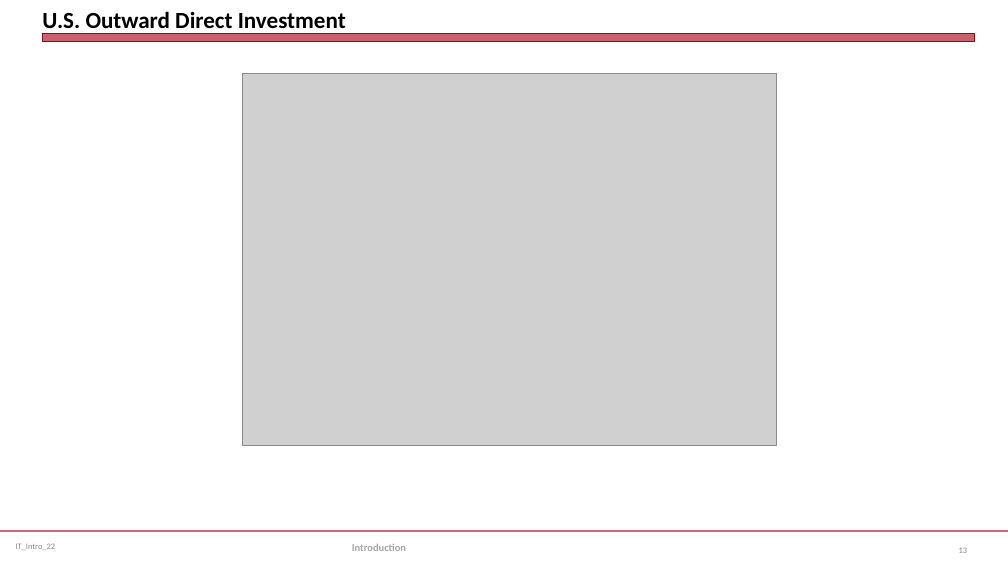
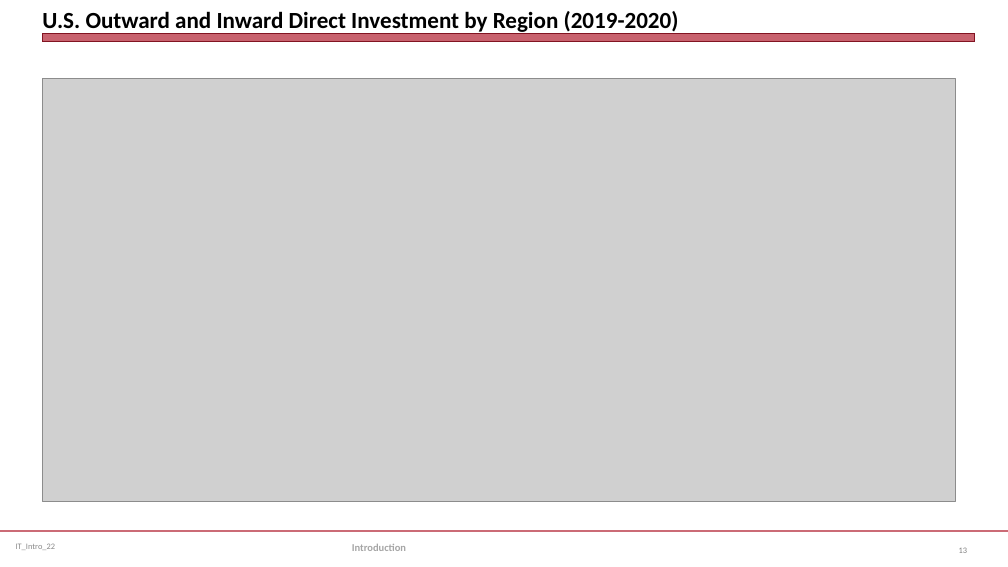
Before and after one commit to jmc877/International-Tax, a slide deck: slide 13 of slides/IT_Intro_22.pptx. Drawn at 1008x567 pixels with LibreOffice and Linux fonts; fonts in the diff are those of the drawing; grey boxes stand for pictures. Boxes give left, top, right and bottom in pixels: in the first picture for what was removed or moved away, otherwise in the second. Text is boxed around its words. In the diff, an @@ line names an element or a change of style, - is before the commit and + after.

```diff
--- a/slides/IT_Intro_22.pptx
+++ b/slides/IT_Intro_22.pptx
@@ title at (42,11,679,35): text changed @@
-U.S. Outward Direct Investment
+U.S. Outward and Inward Direct Investment by Region (2019-2020)
@@ picture: place and size @@
-picture at (242,73,777,445)
+picture at (42,79,956,502)
```
Also in this commit, not shown: 6 other slides changed, 1 slide added, 1 other file.
